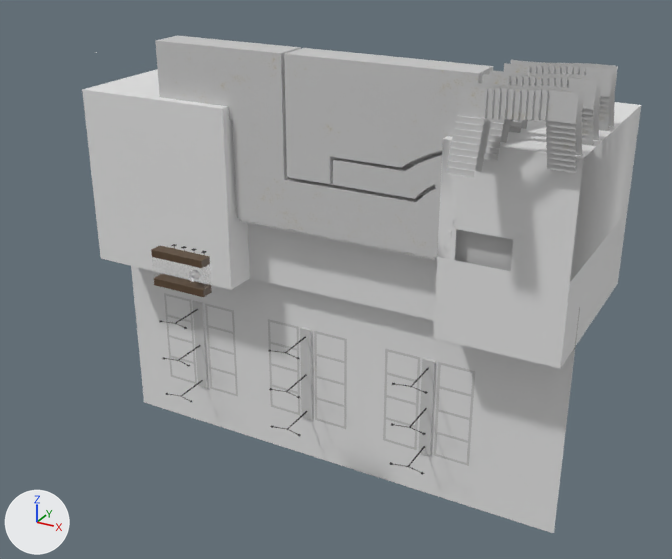
Before and after pictures for a commit that changed the FBX model Assets/Art/Models/02_ArtGallery/ArtGallery.fbx.
The view is the same before and after, from a camera (50 mm lens) standing at (23.3, -73.9, 30.2) and looking at (-17.6, 0.5, -6.9). Every picture has the same lights, and +X, +Y and +Z are marked at lower left. Where no turn or scale is listed for an object, it has been applied to the vertices. Vertices at the same position are counted once.

In view in the first picture: '1F_Stairs_Wall', '2F_Stairs_Wall', 'ArtGalleryWall', 'ArtGalleryWallUnder', 'B1_Stairs_Wall', 'CarpetRoom_Wall', 'GlassBox.001_Wall', 'Lobby_Wall', 'Outside_Park', 'StreetLampFloor', 'StreetLampFloor.001', 'WoodRoom_Wall'.
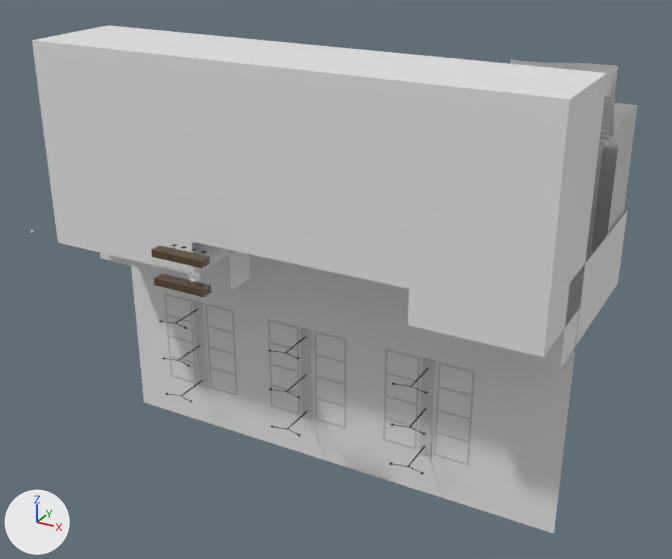
What differs and where, as boxes [x1, y1, x2, y2] in the pictures (672 x 559 px):
'ArtGalleryWall.004', added
    after: [32, 40, 570, 357]
'ArtGalleryWall', reshaped, moved, turned (not visible afterwards)
    before: [82, 52, 641, 283]
'ArtGalleryWall.003', added
    after: [33, 25, 607, 99]
'ArtGalleryWall.002', added
    after: [544, 74, 607, 356]
'ArtGalleryWall.001', added
    after: [192, 242, 234, 265]
part 1 of me_cube_004, deleted
    before: [82, 90, 641, 283]
part 2 of me_cube_004, deleted
    before: [82, 69, 641, 158]
'ArtGalleryWallUnder', unchanged, covered by the edit
    before: [93, 189, 627, 369]
    after: [100, 210, 627, 369]
'CarpetRoom_Wall', unchanged, covered by the edit
    before: [284, 48, 493, 185]
'Lobby_Wall', unchanged, covered by the edit
    before: [235, 152, 513, 271]
'WoodRoom_Wall', unchanged, covered by the edit
    before: [155, 36, 301, 180]

Edits to the bpy script that builds the scene:
```text
Change me_cube_004:
    where me_cube_004.from_pydata(...)  # 66 vertices, 33 faces; spans x -25.0..25.6, y -6.9..6.8, z -17.6..2.6
    used by ob_artgallerywall; parent = ob_artgallery; location = (-18.91, 6.576, 1.774)
    me_cube_004 part 1: the loose piece of 38 vertices spanning x -25.0..25.6, y -6.9..3.5, z -17.6..2.6 is deleted
    me_cube_004 part 2: the loose piece of 12 vertices spanning x -25.0..25.6, y 3.5, z -17.6..2.6 is deleted
Add me_cube_009:
    me_cube_009.from_pydata([(-25.3, -5.2, 0.0), (-25.3, 5.2, 0.0), (25.3, 5.2, 0.0), (25.3, -5.2, 0.0)], [], [(1, 0, 3, 2)])
Add me_cube_008:
    me_cube_008.from_pydata([(0.0, -5.2, -10.1), (0.0, 5.2, -10.1), (0.0, 5.2, 10.1), (0.0, -5.2, 10.1)], [], [(2, 3, 0, 1)])
Add me_cube_013:
    me_cube_013.from_pydata([(9.4, 0.0, -4.5), (-12.6, 0.0, -4.5), (21.0, 0.0, -4.5), (16.0, 0.0, -4.5), (11.0, 0.0, -4.5), (9.4, 0.0, -1.2), (-12.6, 0.0, -1.2), (-11.9, 0.0, -1.2), (8.7, 0.0, -1.2), (-29.6, 0.0, -4.5), (-29.6, 0.0, 15.7), (21.0, 0.0, 15.7)], [], [(3, 11, 5), (6, 7, 10), (7, 8, 11), (8, 5, 11), (2, 11, 3), (9, 1, 6), (10, 7, 11), (5, 4, 3), (6, 10, 9), (0, 4, 5)])
Add me_cube_001:
    me_cube_001.from_pydata(...)  # 34 vertices, 16 faces; spans x -30.9..19.7, y -6.1..4.3, z -1.7..1.7
Change ob_artgallerywall:
    ob_artgallerywall.location: (-18.91, 6.576, 1.774) -> (-29.16, -1.071, 5.531)
    ob_artgallerywall.rotation_euler: (0.0, 0.0, 0.0) -> (1.571, 0.0, 0.0)  # degrees (0, 0, 0) -> degrees (90, 0, 0)
Add ob_artgallerywall_003:
    ob_artgallerywall_003 = bpy.data.objects.new('ArtGalleryWall.003', me_cube_009)
    ob_artgallerywall_003.location = (-18.6, -4.9, 15.8)
Add ob_artgallerywall_002:
    ob_artgallerywall_002 = bpy.data.objects.new('ArtGalleryWall.002', me_cube_008)
    ob_artgallerywall_002.location = (6.7, -4.9, 5.7)
Add ob_artgallerywall_004:
    ob_artgallerywall_004 = bpy.data.objects.new('ArtGalleryWall.004', me_cube_013)
    ob_artgallerywall_004.location = (-14.3, -10.1, 0.1)
Add ob_artgallerywall_001:
    ob_artgallerywall_001 = bpy.data.objects.new('ArtGalleryWall.001', me_cube_001)
    ob_artgallerywall_001.location = (-13.1, -4.0, -2.7)
```
